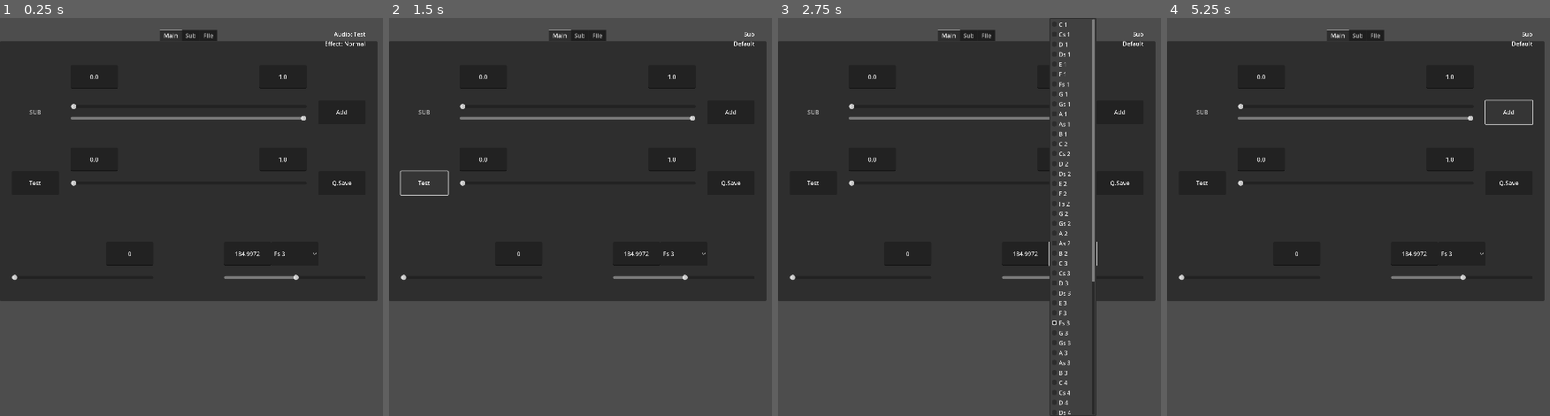
Above: before the commit, frames 1-4 (left to right).
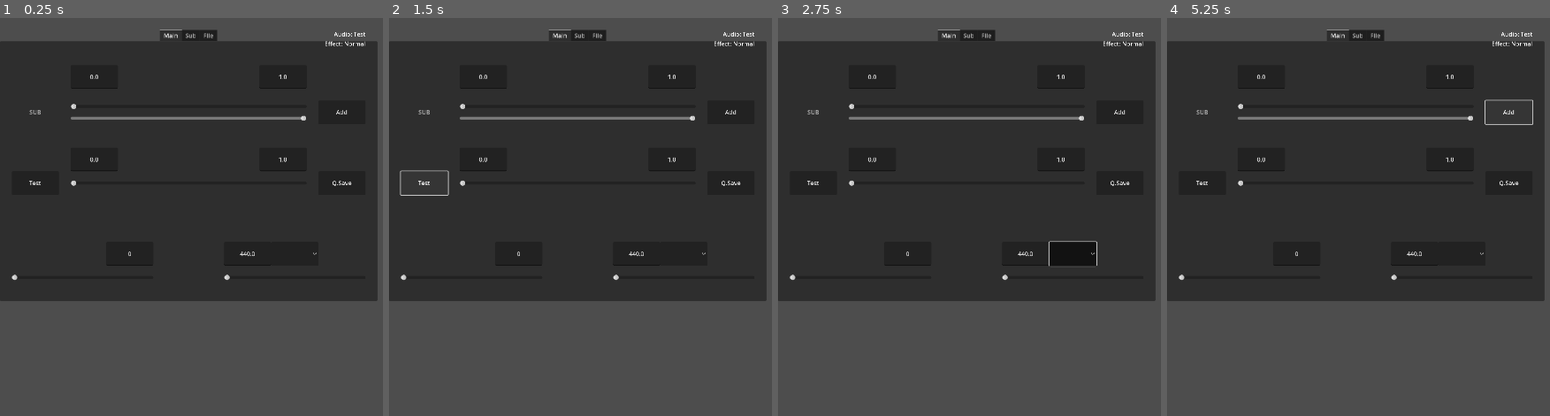
Above: after the commit, the same moments.

Repository: MarshallNekiu/SoundCreator
Game: Godot game, scene res://scenes/main.tscn
Two runs of this game, one before a commit and one after it. Both use one fixed random seed, a clock stepped at 60 frames per second and the inputs below. The project has no main scene, so this scene is started directly.
Inputs (mouse positions are in pixels of both pictures, inside the frame that each line leads up to):
- Up to frame 1 (0.25 s): no input
- Up to frame 2 (1.5 s): click "Q.Save" at 0.5 s; click "Test" at 1.25 s
- Up to frame 3 (2.75 s): click (1072, 252) at 2 s
- Up to frame 4 (5.25 s): click "Add" at 2.75 s; click (1461, 252) at 3.5 s; click "Test" at 4.25 s; click "Add" at 5 s

The runs differ from the first frame. In frame 1, 0.2% of the frame differs, in the area x 58-79%, y 58-66%; in frame 2, 0.3%; in frame 3, 3.8%, in the area x 58-96%, y 0-100%; in frame 4, 0.3%.
Error after the commit: Parse Error: Preload file "res://scenes/generator.tscn" does not exist. (res://scripts/main.gd:139)

Commit message:
Add files via upload

Diff:
--- a/scripts/generator.gd
+++ b/scripts/generator.gd
@@ -1,10 +1,9 @@
 extends AudioStreamPlayer2D
 
 
-var vol := 1.0
+var vol := false
 var frame:int = 0
 var executer := Expression.new()
-var track: Array[Vector2]
 var hz := 440.0
 var phase:float = 0
 var increment:float = 0
@@ -15,43 +14,31 @@
 
 func _init():
 	executer.parse("sin(phase * TAU) * exp(-time)")
-	await ready
-	await get_tree().create_timer(2).timeout
-	create_track()
 
 
 func _process(_delta):
-	fill_buffer()
+	if vol: fill_buffer()
 
 
 func fill_buffer():
 	frame += 1
 	time = time_end - $Time.time_left
 
-	for i in get_stream_playback().get_frames_available():
-		var equation = executer.execute([], self) * vol
+	for i in range(get_stream_playback().get_frames_available()):
+
+		var equation = executer.execute([], self)
 
 		get_stream_playback().push_frame(Vector2.ONE * equation)
-		track.append(Vector2.ONE * equation)
 
 		phase = fmod(phase + increment, 1.0)
 
 
 func create_track():
-	$Time.stop()
-
-	track.clear()
-	phase = 0
+	increment = hz / (stream.mix_rate * 2)
 	frame = 0
-	increment = hz / stream.mix_rate
-
 	$Time.start(time_end - time_start)
-	while vol < 1:
-		vol += 0.1
-	vol = 1
+	vol = true
 
 
 func _on_timer_timeout():
-	while vol > 0:
-		vol -= 0.1
-	vol = 0
+	vol = false
--- a/scripts/main.gd
+++ b/scripts/main.gd
@@ -10,6 +10,12 @@
 var frequency:Array[float] = [32.7032, 34.6479, 36.7081, 38.8909, 41.2035, 43.6536, 46.2493, 48.9995, 51.9130, 55.0, 58.2705, 61.7354]
 var directory := DirAccess.open(OS.get_system_dir(OS.SYSTEM_DIR_DOCUMENTS))
 
+
+func debug_notify(notif := ""):
+	%Debug.add_child(Label. new(), true)
+	%Debug.get_child(-1).text = notif
+	if %Debug.get_child_count() > 10:
+		%Debug.remove_child(%Debug.get_child(0))
 
 func _init():
 	for i in range(5 * 12 - 12): frequency.append(frequency[int(i) % 12] * (2 ** ( (i / 12) + 1) ) )
@@ -30,6 +36,7 @@
 	$UI/Track/Main/Configs/Frequency.value = frequency.size() / 2
 
 	if not FileAccess.file_exists(directory.get_current_dir() + "/data/Default.txt"):
+		debug_notify("./data empty. Creating Default...")
 		var test := FileAccess.open(directory.get_current_dir() + "/data/Default.txt", FileAccess.WRITE)
 		test.store_string("effect_list ?0 Default ?2 sin(phase * TAU) ?2 (0, 1, 440, 0) ?1 Sub ?2 sin(phase * TAU) * exp(-time) ?2 (0.1, 0.3, 440, 0) ?3 (0.5, 0.7, 440, 0)")
 		test.close()
@@ -38,6 +45,7 @@
 		if i == "Default.txt": continue
 		await $UI.call("_on_file_new_pressed")
 		$UI/Track/File/Scroll/VBox.get_child(-1).get_node("Name").text = i.get_slice(".", 0)
+		debug_notify(i + " Loaded")
 
 	load_file()
 
@@ -46,12 +54,15 @@
 
 
 func _input(event):
+	if event is InputEventScreenDrag:
+		$Camera.position += event.relative * 2
+
 	$UI/Track/Sub/Line2D.global_position.y = clamp(ActualEffect.global_position.y + 8, 80, 480)
 	$UI/Track/File/Line2D.global_position.y = clamp(actual_file.global_position.y + 8, 80, 480)
 
 	if event is InputEventKey or event is InputEventMouse:
 		if DisplayServer.virtual_keyboard_get_height() > 0:
-			$Camera.zoom.y = 0.6
+			$Camera.zoom.y = 1.0
 		else:
 			$Camera.zoom.y = 1.0
 
@@ -63,9 +74,11 @@
 func _on_mouse_area_entered(area: Area2D):
 	match str(area.get_path()).get_slice("/", 5):
 		"Sub":
+			debug_notify("Actual Sub: " + ActualEffect.name + " -> " + area.get_parent().name)
 			ActualEffect = area.get_parent()
 			$UI/Track/Sub/Code.text = effect_list[ActualEffect.name]
 		"File":
+			debug_notify("Actual File: " + actual_file.name + " -> " + area.get_parent().name)
 			actual_file = area.get_parent()
 
 
@@ -73,6 +86,7 @@
 	var newfile := FileAccess.open(directory.get_current_dir() + "/data/" + $UI/Track/File/Scroll/VBox.get_child(-1).name + ".txt", FileAccess.WRITE)
 	newfile.store_string("effect_list ?0 Default ?2 sin(phase * TAU) ?2 (0, 1, 440, 0)")
 	newfile.close()
+	debug_notify("File Created")
 
 
 func load_file():
@@ -104,6 +118,7 @@
 					for k in j.get_slice(" ?2 ", 2).split(" ?3 "):
 						await $UI.call("_on_sub_add_pressed")
 						$UI/Track/Sub/Scroll/VBox.get_child(-1).get_child(-1).text = k
+	debug_notify("File Loaded: " + actual_file.name)
 
 
 func _on_file_remove_pressed():
@@ -111,17 +126,25 @@
 	var to_remove := actual_file
 	actual_file = $UI/Track/File/Scroll/VBox/Default
 	directory.remove("./data/" + to_remove.name + ".txt")
+	debug_notify("File Removed: " + to_remove.name)
 	to_remove.queue_free()
 
 
 func _on_test_pressed():
-	$Audio/Main.executer.parse(effect_list["Default"])
-	$UI/Track/Sub/Scroll/VBox/Default/Values.text = str(Vector4($UI/Track/Main/Main.value, $UI/Track/Main/Main/End.text.to_float(), $UI/Track/Main/Configs/Frequency/Text.text.to_float(), $UI/Track/Main/Configs/Volume.value))
-	$Audio/Main.hz = $UI/Track/Sub/Scroll/VBox/Default/Values.text.get_slice(",", 2).to_float()
-	$Audio/Main.time_start = $UI/Track/Sub/Scroll/VBox/Default/Values.text.get_slice(",", 0).get_slice("(", 0).to_float()
-	$Audio/Main.time_end = $UI/Track/Sub/Scroll/VBox/Default/Values.text.get_slice(",", 1).to_float()
-	$Audio/Main.volume_db = $UI/Track/Sub/Scroll/VBox/Default/Values.text.get_slice(",", 3).get_slice(")", 0).to_float()
-	$Audio/Main.call("create_track")
+	for i in $Audio.get_children():
+		i.queue_free()
+
+	for sub in $UI/Track/Sub/Scroll/VBox.get_children():
+		for Values in sub.get_children().filter(func (x): return "Values" in x.name):
+			var audio: AudioStreamPlayer2D = preload("res://scenes/generator.tscn").instantiate()
+			audio.name = sub.name
+			var values := Vector4(Values.text.get_slice(",", 0).get_slice("(", 0).to_float(), Values.text.get_slice(",", 1).to_float(), Values.text.get_slice(",", 2).to_float(), Values.text.get_slice(",", 3).get_slice(")", 0).to_float())
+			audio.executer.parse(effect_list[sub.name])
+			audio.hz = values.z
+			audio.time_start = 0
+			audio.time_end = values.y
+			audio.volume_db = values.w
+			get_tree().create_timer(values.x + 1).connect("timeout", func (): $Audio.add_child(audio))
 
 
 func _on_q_save_pressed():
@@ -143,6 +166,7 @@
 	var file := FileAccess.open(directory.get_current_dir() + "/data/" + selected_file.name + ".txt", FileAccess.WRITE)
 	file.store_string(data)
 	file.close()
+	debug_notify("Data Saved at " + selected_file.name)
 
 
 func _on_save_pressed():
--- /dev/null
+++ b/scripts/main_scene.gd
@@ -0,0 +1,11 @@
+extends Node2D
+
+
+# Called when the node enters the scene tree for the first time.
+func _ready():
+	pass # Replace with function body.
+
+
+# Called every frame. 'delta' is the elapsed time since the previous frame.
+func _process(delta):
+	pass
--- /dev/null
+++ b/scripts/sub.gd
@@ -0,0 +1,85 @@
+extends Control
+
+signal connect(node: String)
+signal start()
+
+@onready var connections := {$Box/ScrollBox/VBox/HBox/Time.text: [get_parent().get_node($Box/ScrollBox/VBox/HBox/Connection.text)] }
+@onready var default_h_box := $Box/ScrollBox/VBox/HBox.duplicate()
+
+
+func _ready():
+	$Box/Name.text = name
+	create()
+
+
+func create():
+	$Connected.modulate = Color.GREEN
+
+	var values := Vector4($Box/Values.text.get_slice(",", 0).get_slice("(", 0).to_float(), $Box/Values.text.get_slice(",", 1).to_float(), $Box/Values.text.get_slice(",", 2).to_float(), $Box/Values.text.get_slice(",", 3).get_slice(")", 0).to_float())
+	$Generator.time_start = values.x
+	$Generator.time_end = values.y
+	$Box/Track.max_value = values.y
+	$Generator.hz = values.z
+	$Generator.volume_db = values.w
+
+	connections.clear()
+
+	for hbox in $Box/ScrollBox/VBox.get_children().filter(func (x): return x.is_in_group("HBox")):
+		connections.merge({hbox.get_node("Time").text: []} )
+
+		for connection in $Box/ScrollBox/VBox/HBox.get_children().filter(func (x): return x.is_in_group("Connection")):
+			if connection.modulate == Color.GRAY: continue
+			connections[hbox.get_node("Time").text].append(get_parent().get_node(connection.text))
+
+
+func play():
+	emit_signal("start")
+
+	$Generator.create_track()
+
+
+func _start():
+	for i in connections:
+		for j in connections[i]:
+			var time := get_tree().create_timer(i.to_float())
+			time.connect("timeout", connections[i][connections[i].find(j)].play)
+			OS.alert(str(time.get_signal_connection_list("timeout")))
+
+	while $Generator.vol:
+		$Box/Track.value = $Generator.time
+		await get_tree().create_timer(0.02).timeout
+
+
+func _on_connected_toggled(toggled_on):
+	if toggled_on:
+		create()
+	else:
+		connections.clear()
+		$Connected.modulate = Color.RED
+
+
+func add_connection(node: String):
+	var connection = $Box/ScrollBox/VBox/HBox/Connection.duplicate()
+	connection.text = node
+	$Box/ScrollBox/VBox/HBox.add_child(connection, true)
+	$Box/ScrollBox/VBox/HBox.move_child(connection, -2)
+
+
+func _on_h_box_child_entered_tree(node: Control):
+	if "Connection" in node.name:
+		node.connect("pressed", func (): node.modulate = Color.WHITE if node.modulate == Color.GRAY else Color.GRAY)
+
+		node.connect("button_down", func(): get_tree().create_timer(0.3).connect("timeout", func(): if node.button_pressed and not node == $Box/ScrollBox/VBox/HBox/Connection: node.queue_free()) )
+
+		if connections.has(node.get_parent().get_node("Time").text):
+			node.connect("tree_exiting", func (): connections[node.get_parent().get_node("Time").text].erase(get_parent().get_node(node.text)) )
+		OS.alert(str(connections))
+
+
+func _on_name_button_down():
+	await get_tree().create_timer(0.2).timeout
+
+	while $Box/Name.button_pressed:
+		var gm = get_global_mouse_position()
+		global_position = Vector2((32 - int(gm.x) % 32) + int(gm.x) - 256,  (32 - int(gm.y) % 32) + int(gm.y))
+		await get_tree().create_timer(0.01).timeout
--- /dev/null
+++ b/scripts/sub_control.gd
@@ -0,0 +1,35 @@
+extends Control
+
+@onready var sub:Control = $SubBlocks/Default
+
+
+func _on_sub_blocks_child_entered_tree(node: Control):
+	node.get_node("Box/Name").connect("pressed", func ():
+		sub.modulate = Color.GRAY
+		sub = node
+		refresh_values(sub.get_node("Box/Values").text)
+		sub.modulate = Color.WHITE
+		)
+
+	node.get_node("Box/ScrollBox/VBox/HBox/Control/Add").connect("pressed", func(): node.call("add_connection", $UI/Connection.text))
+
+
+func refresh_values(values: String):
+	var vals := Vector4(values.get_slice(",", 0).erase(0, 1).to_float(), values.get_slice(",", 1).to_float(), values.get_slice(",", 2).to_float(), values.get_slice(",", 3).get_slice(")", 0).to_float())
+	$UI.call("_on_end_text_submitted", str(vals.y))
+	$UI.call("_on_track_value_changed", vals.x)
+	$UI.call("_on_volume_value_changed", vals.w)
+
+
+func _on_new_pressed():
+	var new = preload("res://scenes/sub.tscn").instantiate()
+	new.position += Vector2(512, 512)
+	$SubBlocks.add_child(new, true)
+
+
+func _on_remove_pressed():
+	if sub == $SubBlocks/Default: return
+	var x = sub
+	sub = $SubBlocks/Default
+	refresh_values(sub.get_node("Box/Values").text)
+	x.queue_free()
--- a/scripts/ui.gd
+++ b/scripts/ui.gd
@@ -1,4 +1,11 @@
 extends Node2D
+
+
+var toggle_mode := false
+
+
+func _ready():
+	$Track/Sub/Toggle.connect("toggled", func (toggle: bool): toggle_mode = toggle)
 
 
 func _on_sub_start_text_submitted(new_text: String):
--- /dev/null
+++ b/scripts/vi_ui.gd
@@ -0,0 +1,25 @@
+extends CanvasLayer
+
+
+func _on_track_value_changed(value: float):
+	$Track.set_value_no_signal(("%.2f" % value).to_float())
+	$Track/Start.text = "%.2f" % value
+	var x = owner.sub.get_node("Box/Values").text.split(",")
+	x[0] = str(value)
+	owner.sub.get_node("Box/Values").text = str(Vector4(x[0].to_float(), x[1].to_float(), x[2].to_float(), x[3].to_float()))
+
+
+func _on_end_text_submitted(new_text: String):
+	if not new_text.is_valid_float(): return
+	new_text = "%.3f" % new_text.to_float()
+	$Track.max_value = new_text.to_float()
+	var x = owner.sub.get_node("Box/Values").text.split(",")
+	x[1] = new_text
+	owner.sub.get_node("Box/Values").text = str(Vector4(x[0].to_float(), x[1].to_float(), x[2].to_float(), x[3].to_float()))
+
+
+func _on_volume_value_changed(value: float):
+	var x = owner.sub.get_node("Box/Values").text.split(",")
+	x[3] = str(value)
+	owner.sub.get_node("Box/Values").text = str(Vector4(x[0].to_float(), x[1].to_float(), x[2].to_float(), x[3].to_float()))
+	$Volume/Text.text = str(value)
